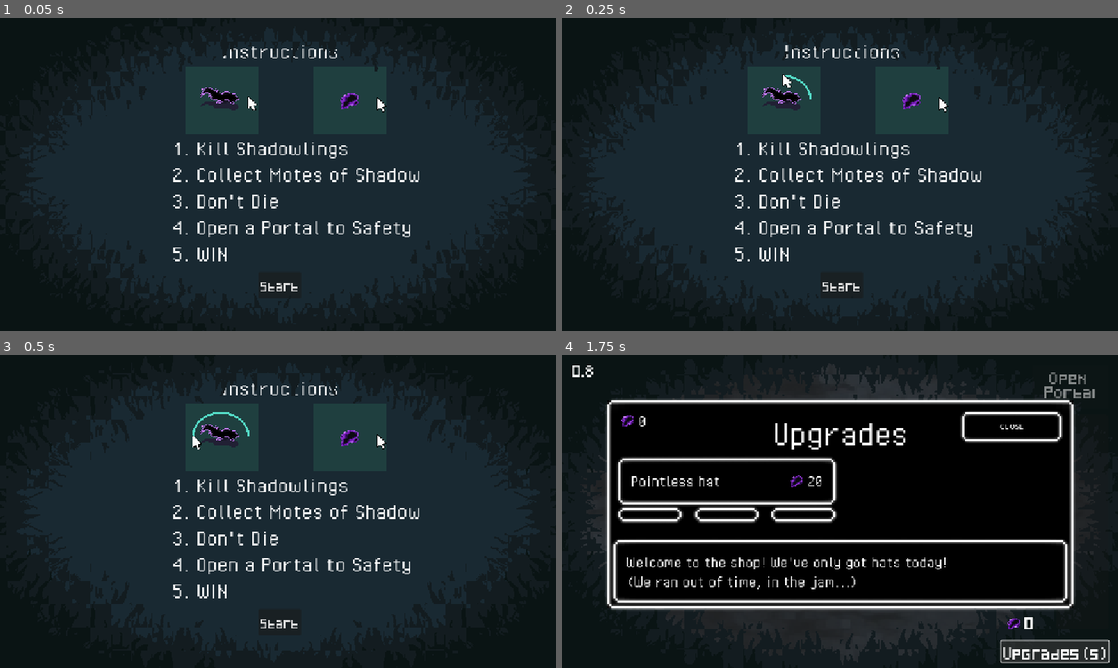
Above: before the commit, frames 1-4 (two rows, left to right).
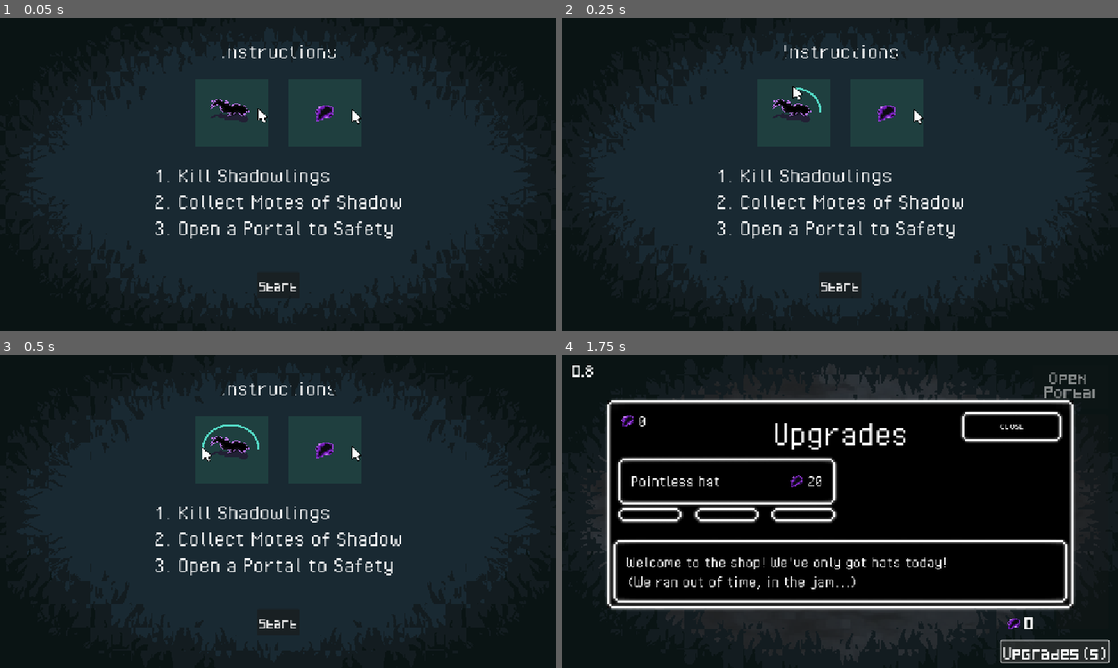
Above: after the commit, the same moments.

Repository: alifeee/loop
Game: Godot game, scene res://scenes/main.tscn
The game is run twice, just before and just after one commit, with the same random seed, the same clock (stepped at 60 frames per second) and the same inputs. The engine's default icon, where the game draws it, is replaced by a stand-in: a white triangle on a blue panel in a dark square.
Inputs:
- Up to frame 1 (0.05 s): no input
- Up to frame 2 (0.25 s): no input
- Up to frame 3 (0.5 s): no input
- Up to frame 4 (1.75 s): click "Start" at 0.5 s; click "Upgrades (s)" at 1.25 s

The runs differ from the first frame. In frame 1, 4.6% of the frame differs, in the area x 28-76%, y 8-88%; in frame 2, 4.6%; in frame 3, 4.7%; in frame 4, nothing differs.

Commit message:
Title + more mixing

Diff:
--- a/scenes/main.tscn
+++ b/scenes/main.tscn
@@ -2639,7 +2639,7 @@
 
 [node name="MainGameThemeAudio" type="AudioStreamPlayer" parent="Node"]
 stream = ExtResource("503_qkihs")
-volume_db = -6.0
+volume_db = -9.0
 parameters/looping = false
 
 [node name="WormHitAudio" type="AudioStreamPlayer" parent="Node"]
@@ -2648,14 +2648,15 @@
 
 [node name="LoopSuccessAudio" type="AudioStreamPlayer" parent="Node"]
 stream = ExtResource("505_2vmv4")
-volume_db = -21.0
+volume_db = -24.0
 
 [node name="PlayerHitAudio" type="AudioStreamPlayer" parent="Node"]
 stream = ExtResource("506_tpl0g")
-volume_db = -15.0
+volume_db = -18.0
 
 [node name="CollectMoteAudio" type="AudioStreamPlayer" parent="Node"]
 stream = ExtResource("507_wooaw")
+volume_db = -3.0
 
 [connection signal="error_debug" from="." to="DebugStats" method="display_error"]
 [connection signal="area_entered" from="Centre" to="Centre" method="_on_area_entered"]
--- a/scenes/start.tscn
+++ b/scenes/start.tscn
@@ -174,43 +174,41 @@
 texture = ExtResource("2_bodal")
 
 [node name="Label" type="Label" parent="."]
-offset_left = 457.0
+offset_left = 454.0
 offset_top = 42.0
-offset_right = 701.0
+offset_right = 698.0
 offset_bottom = 93.0
 theme = SubResource("Theme_8itgj")
 text = "Instructions"
 
 [node name="Label2" type="Label" parent="."]
-offset_left = 356.0
-offset_top = 243.0
-offset_right = 831.0
-offset_bottom = 510.0
+offset_left = 318.0
+offset_top = 299.0
+offset_right = 834.0
+offset_bottom = 463.0
 theme = SubResource("Theme_8itgj")
 text = "1. Kill Shadowlings
 2. Collect Motes of Shadow
-3. Don't Die
-4. Open a Portal to Safety
-5. WIN"
+3. Open a Portal to Safety"
 
 [node name="Button" type="Button" parent="."]
-offset_left = 535.0
+offset_left = 532.0
 offset_top = 525.0
-offset_right = 623.0
+offset_right = 620.0
 offset_bottom = 579.0
 theme = SubResource("Theme_4ge6i")
 theme_override_fonts/font = ExtResource("3_0auqf")
 text = "Start"
 
 [node name="AnimatedSprite2D3" type="AnimatedSprite2D" parent="."]
-position = Vector2(459, 170)
+position = Vector2(480, 195)
 scale = Vector2(1.5129, 1.3924)
 sprite_frames = SubResource("SpriteFrames_hp05y")
 animation = &"default2"
 autoplay = "default"
 
 [node name="AnimatedSprite2D2" type="AnimatedSprite2D" parent="."]
-position = Vector2(724, 170)
+position = Vector2(672, 195)
 scale = Vector2(1.5129, 1.3924)
 sprite_frames = SubResource("SpriteFrames_hp05y")
 autoplay = "default2"
Not shown: 1 places in scenes/main.tscn that only renumber resources
